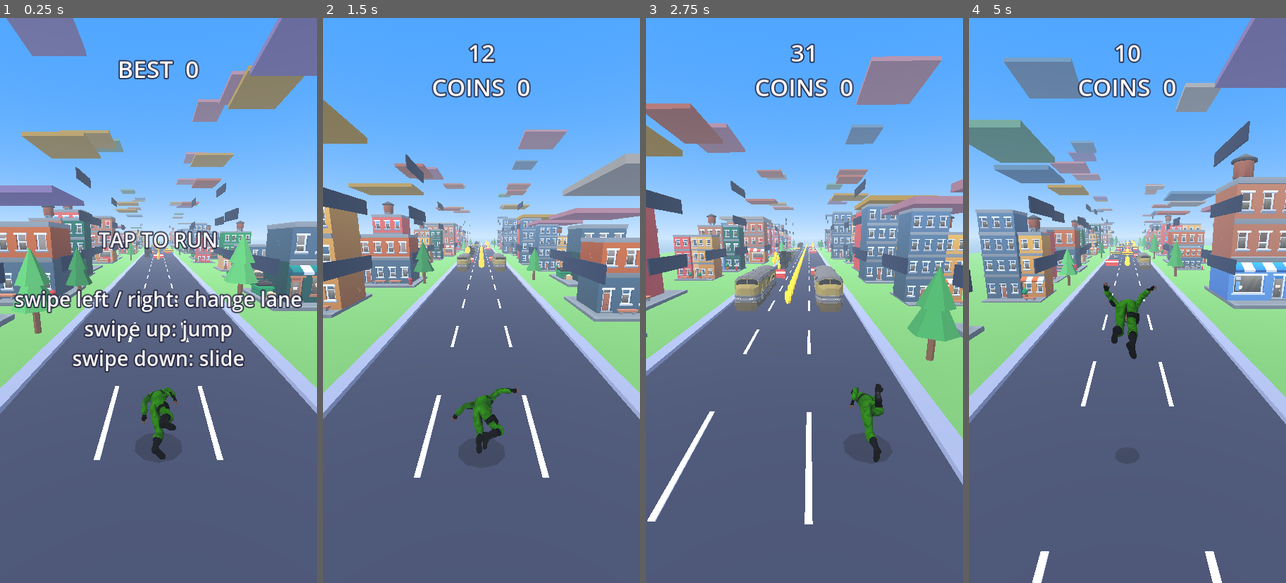
Above: before the commit, frames 1-4 (left to right).
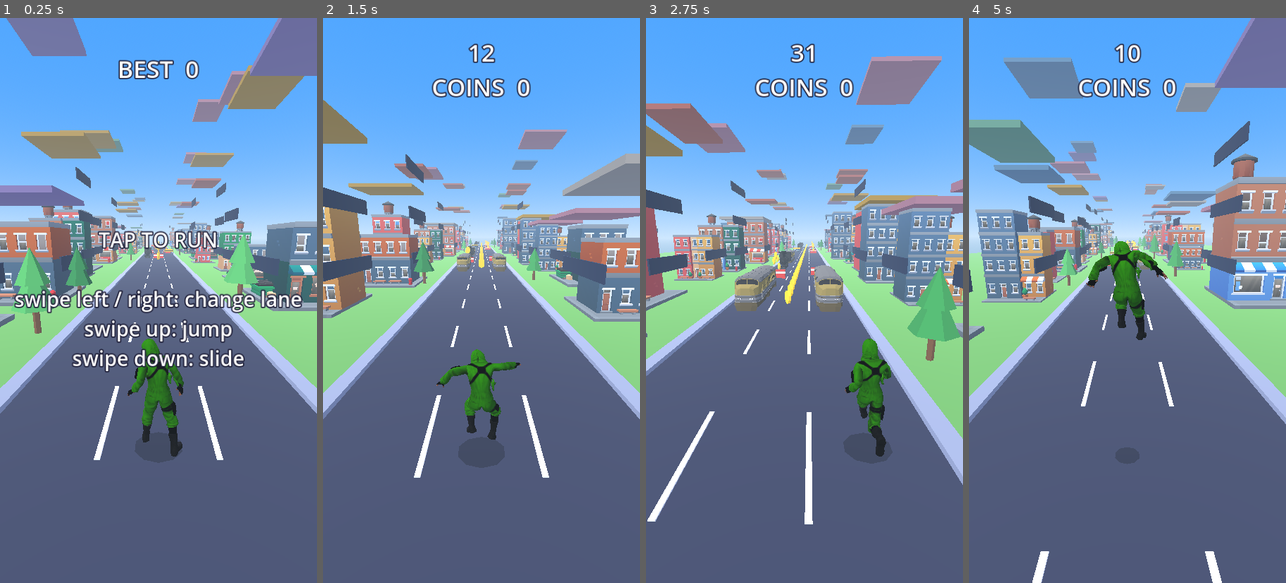
Above: after the commit, the same moments.

Repository: akshathgaming198028-cell/EndlessGame
Game: Godot game, scene res://main.tscn
Same seed, same stepped clock (60 frames per second), same inputs: the game is played once before the commit and once after it.
Inputs (mouse positions are in pixels of both pictures, inside the frame that each line leads up to):
- Up to frame 1 (0.25 s): no input
- Up to frame 2 (1.5 s): tap Enter at 0.5 s; move the mouse to (551, 272) at 0.52 s; hold Right 0.53-1.25 s; click (551, 272) at 0.67 s; tap Space at 0.77 s; drag from (418, 328) to (465, 413) at 1.27 s
- Up to frame 3 (2.75 s): move the mouse to (836, 176) at 2.02 s; hold Right from 2.03 s (still down)
- Up to frame 4 (5 s): release Right at 2.75 s; drag from (1111, 413) to (1032, 215) at 2.77 s; tap Enter at 3.5, 4.25 s; move the mouse to (1222, 385) at 3.52 s; hold Left 3.53-4.25 s; tap Space at 3.77 s; drag from (1032, 215) to (1079, 159) at 4.27 s

The runs differ from the first frame. In frame 1, 1.6% of the frame differs, in the area x 40-58%, y 56-79%; in frame 2, 1.5%; in frame 3, 1.4%; in frame 4, 1.9%, in the area x 36-63%, y 39-61%.

Commit message:
Character: upright, bigger; slide fits its duration; death plays once and stops
Co-Authored-By: Claude Haiku 5.5 <noreply@anthropic.com>
Claude-Session: https://claude.ai/code/session_01DDNfUcEeZJQNoZPcRL3Cag

Diff:
--- a/main.gd
+++ b/main.gd
@@ -357,7 +357,7 @@
 	# Mixamo models face +Z and come in tiny units: turn to face -Z (our run direction) and fit to player height
 	model.rotation_degrees.y = 180.0
 	# this rig is 0.74 units tall in its file (measured), so scale it to the player height
-	model.scale = Vector3.ONE * (PLAYER_HEIGHT / 0.74)
+	model.scale = Vector3.ONE * (PLAYER_HEIGHT / 0.74) * 1.3
 	model.position = Vector3.ZERO
 	_matte(model)
 	skel = _find_skeleton(model)
@@ -409,12 +409,15 @@
 					a.remove_track(t)
 					continue
 				# keep the character in place: drop root movement from the hips
+				if a.track_get_type(t) == Animation.TYPE_ROTATION_3D and _norm(bone) == "mixamorighips":
+					a.remove_track(t)
+					continue
 				if a.track_get_type(t) == Animation.TYPE_POSITION_3D and _norm(bone) == "mixamorighips":
 					a.remove_track(t)
 					continue
 				a.track_set_path(t, NodePath(skel_rel + ":" + bones[_norm(bone)]))
-			if key == "run" or key == "idle":
-				a.loop_mode = Animation.LOOP_LINEAR
+			# only running and idle repeat; death, jump and slide play once
+			a.loop_mode = Animation.LOOP_LINEAR if (key == "run" or key == "idle") else Animation.LOOP_NONE
 			lib.add_animation(key, a)
 		src.queue_free()
 	if lib.get_animation_list().size() == 0:
@@ -516,10 +519,20 @@
 	for a in anim.get_animation_list():
 		if keyword in String(a).to_lower():
 			if anim.current_animation != String(a):
-				if keyword == "run" or keyword == "idle":
-					anim.get_animation(a).loop_mode = Animation.LOOP_LINEAR
-				anim.play(a)
+				anim.play(String(a))
+			anim.speed_scale = _anim_speed(keyword, String(a))
 			return
+
+
+func _anim_speed(keyword: String, name: String) -> float:
+	var length := anim.get_animation(name).length
+	if length <= 0.0:
+		return 1.0
+	if keyword == "slide":
+		return length / SLIDE_TIME
+	if keyword == "die":
+		return length / 1.2
+	return 1.0
 
 
 func _label(parent: Node, size_px: int) -> Label:
